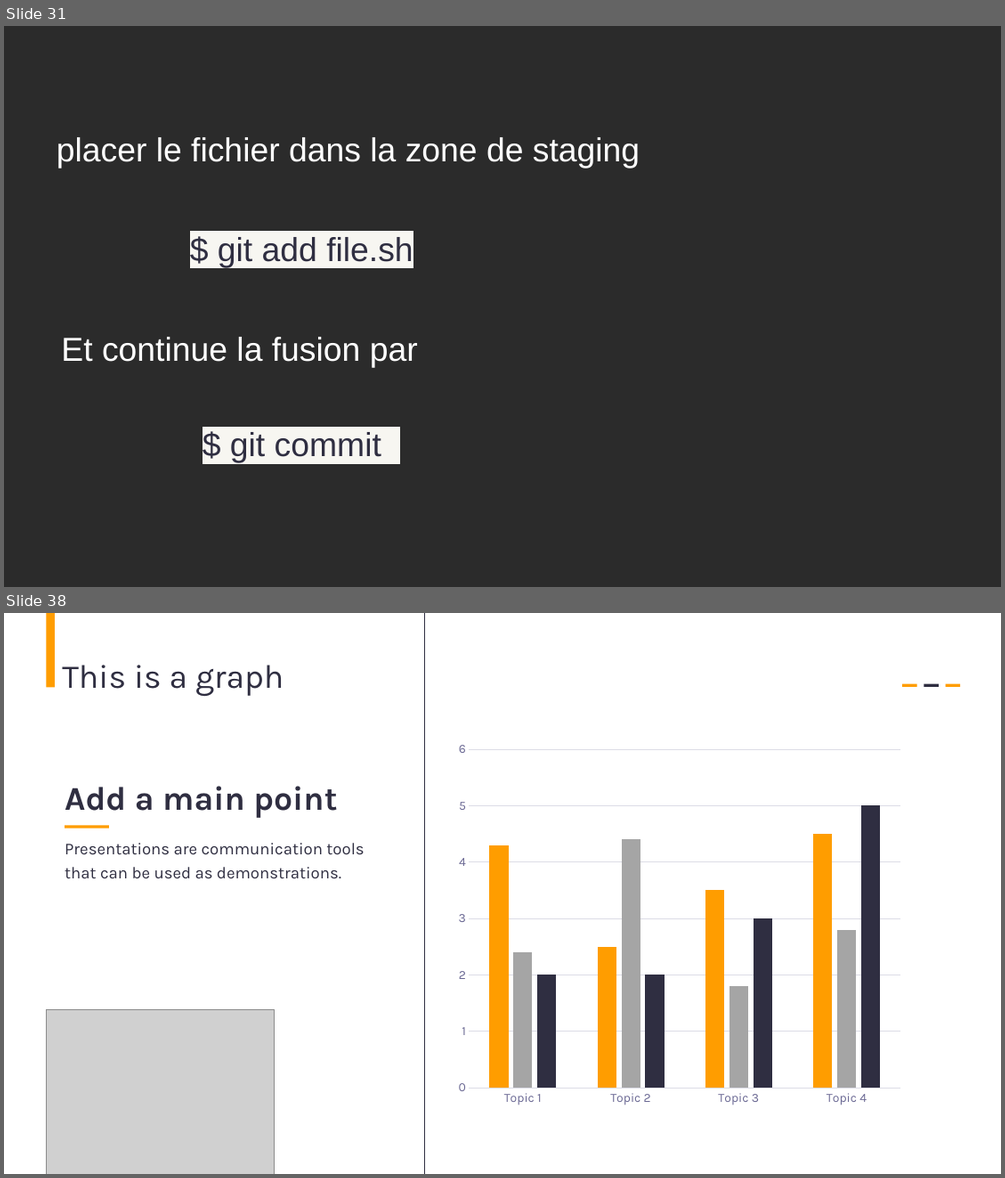
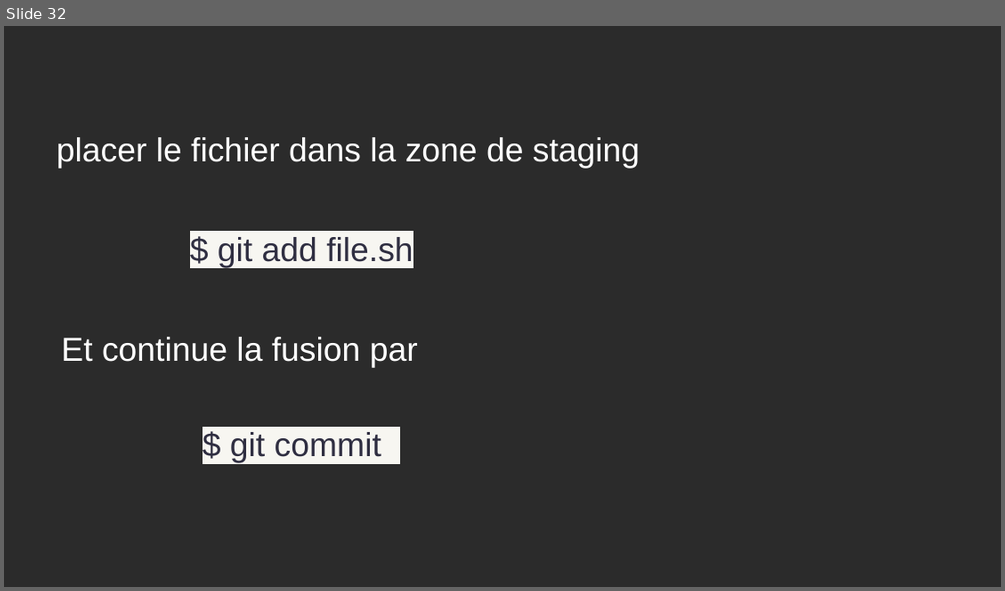
Before and after one commit to AbdessamadAbdaoui/Presentation_Git, a slide deck: presentation_Git.pptx. Shown one above the other, each under a label of ours: slides 31 and 38 before the commit, slide 32 after it; the slides between them are not shown. The pictures are 1005x1178 and 1005x591 pixels, drawn with LibreOffice and Linux fonts; fonts in the diff are those of the drawing; grey boxes stand for pictures; background and template pictures are left out; a plain dark background stands for a picture behind light text. Boxes give left, top, right and bottom in pixels: in the first picture for what was removed or moved away, otherwise in the second. Text is boxed around its words. In the diff, an @@ line names an element or a change of style, - is before the commit and + after.

```diff
--- a/presentation_Git.pptx
+++ b/presentation_Git.pptx
@@ slide 38 removed at (4,613,1001,1174), background #FFFFFF @@
@@ rectangle removed at (46,613,54,687) @@
@@ line removed from (424, 1174) to (424, 613) @@
@@ text removed at (62,665,283,696) @@
-This is a graph
@@ rectangle removed at (902,684,917,687) @@
@@ rectangle removed at (923,684,938,687) @@
@@ rectangle removed at (946,684,961,687) @@
@@ column chart removed at (450,734,910,1112) @@
-categories: Topic 1, Topic 2, Topic 3, Topic 4
-Series 1: 4.3, 2.5, 3.5, 4.5
-Series 2: 2.4, 4.4, 1.8, 2.8
-Series 3: 2, 2, 3, 5
@@ text removed at (65,786,337,818) @@
-Add a main point
@@ rectangle removed at (65,826,109,828) @@
@@ text removed at (65,843,364,879) @@
-Presentations are communication tools that can be used as demonstrations.
@@ picture removed at (46,1009,274,1174) @@
@@ what was slide 31 is now slide 32 @@
```
Also in this commit, not shown: 11 slides changed, 4 slides added, 9 other slides removed.
